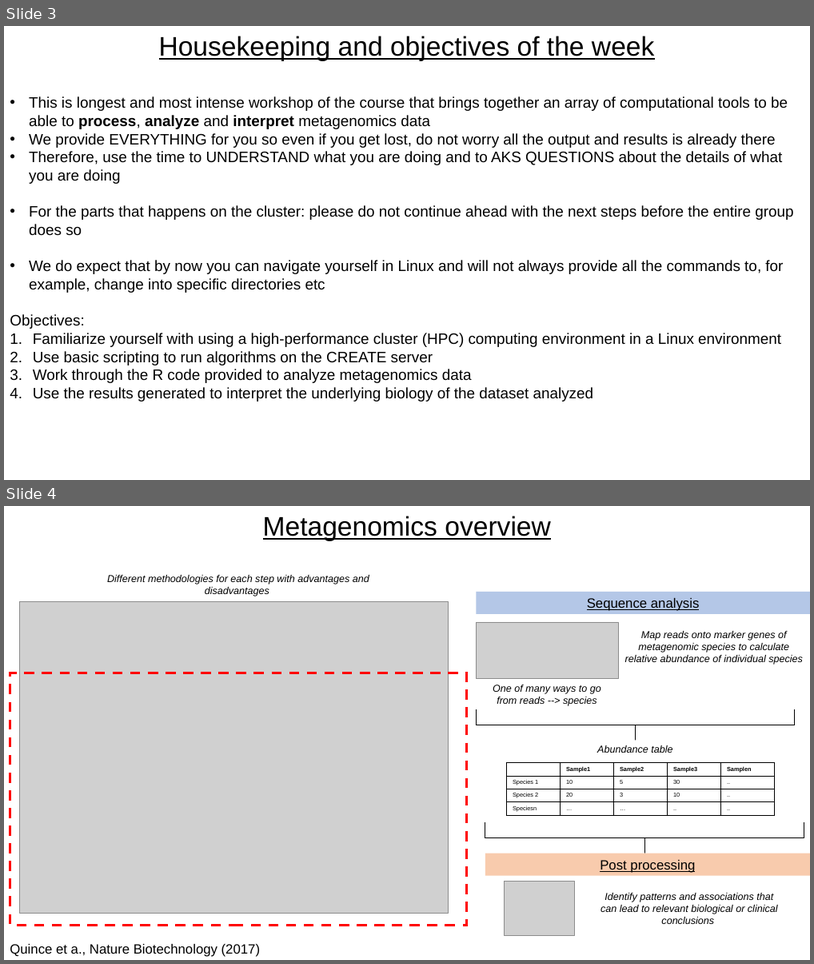
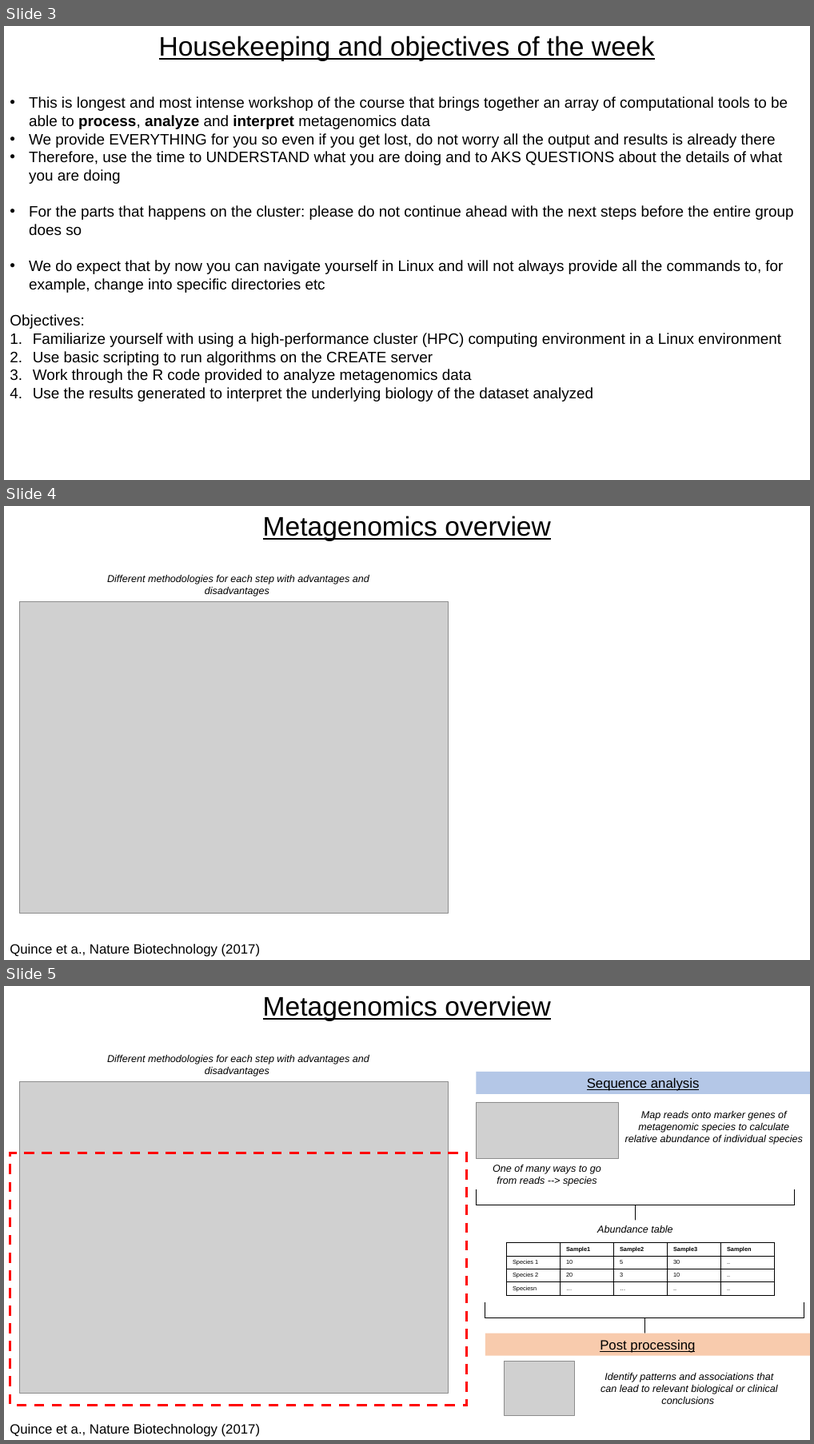
Before and after one commit to FrederickClasen/KCL_MSc_2023, a slide deck: Microbiome_analysis/Workshop-overview.pptx. Shown one above the other, each under a label of ours: slides 3 and 4 before the commit, slides 3, 4 and 5 after it. The pictures are 814x964 and 814x1444 pixels, drawn with LibreOffice and Linux fonts; fonts in the diff are those of the drawing; grey boxes stand for pictures. Boxes give left, top, right and bottom in pixels: in the first picture for what was removed or moved away, otherwise in the second. Text is boxed around its words. In the diff, an @@ line names an element or a change of style, - is before the commit and + after.

```diff
--- a/Microbiome_analysis/Workshop-overview.pptx
+++ b/Microbiome_analysis/Workshop-overview.pptx
@@ slide 4 added at (x1=4, y1=506, x2=810, y2=960), background #FFFFFF @@
@@ text added at (x1=263, y1=516, x2=551, y2=541), 32 pt, text #000000, underline @@
+Metagenomics overview
@@ text added at (x1=107, y1=575, x2=370, y2=596), 12 pt, text #000000, italic @@
+Different methodologies for each step with advantages and disadvantages
@@ picture added at (x1=20, y1=601, x2=449, y2=913) @@
@@ text added at (x1=10, y1=944, x2=260, y2=956), 16 pt, text #000000 @@
+Quince et a., Nature Biotechnology (2017)
@@ what was slide 4 is now slide 5 @@
```
Also in this commit, not shown: 2 slides changed, 2 other slides added, 4 other files.
